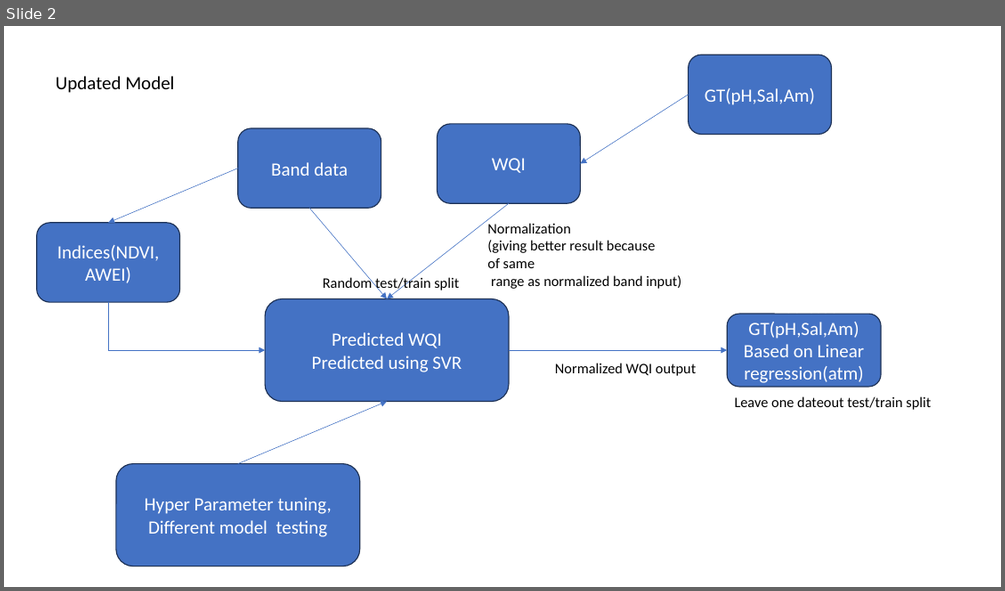
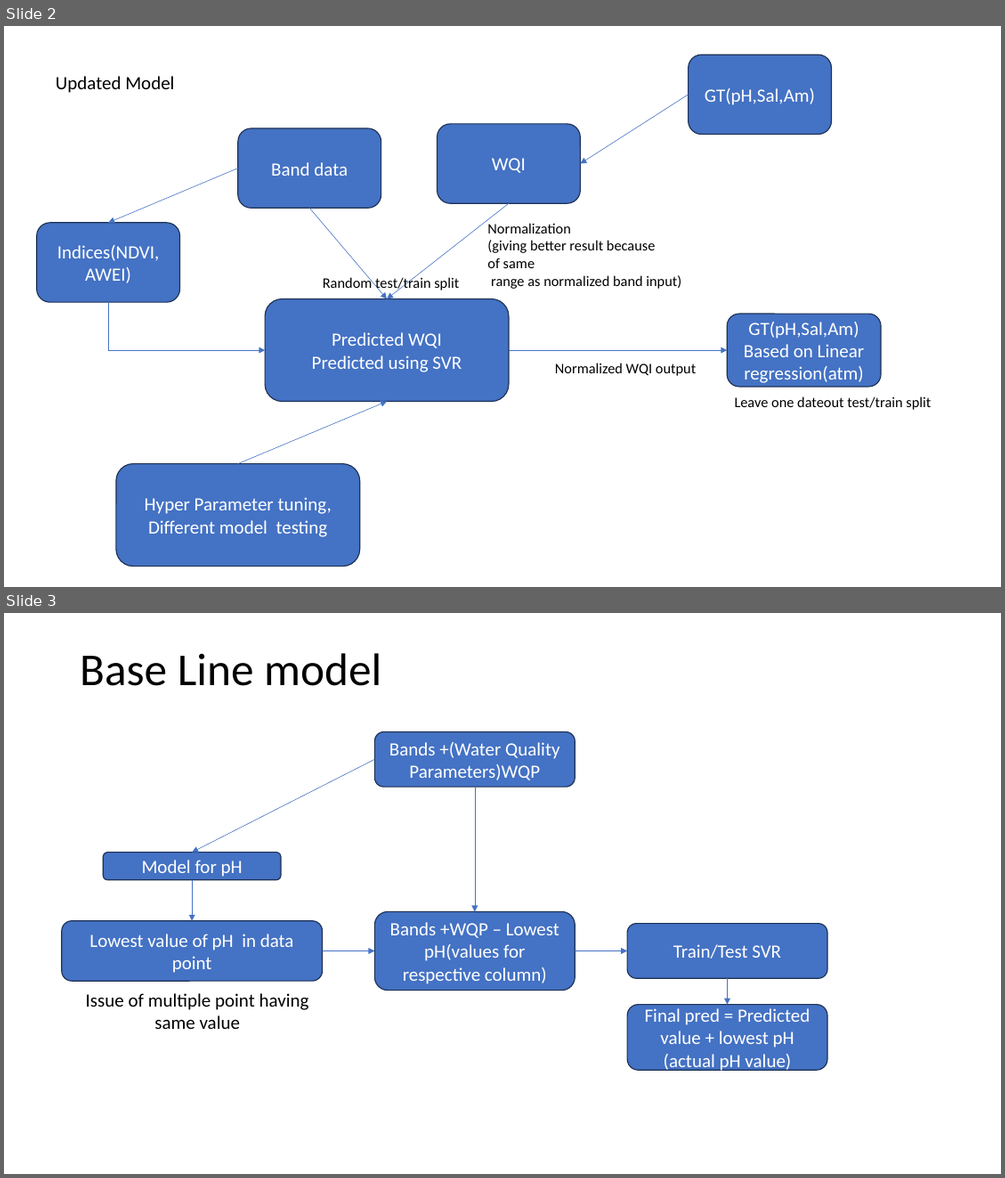
Before and after one commit to RohitPingale/DailyWorkAtCompany, a slide deck: Documents/Presentation1.pptx. Shown one above the other, each under a label of ours: slide 2 before the commit, slides 2 and 3 after it. The pictures are 1005x591 and 1005x1178 pixels, drawn with LibreOffice and Linux fonts; fonts in the diff are those of the drawing. Boxes give left, top, right and bottom in pixels: in the first picture for what was removed or moved away, otherwise in the second. Text is boxed around its words. In the diff, an @@ line names an element or a change of style, - is before the commit and + after.

```diff
--- a/Documents/Presentation1.pptx
+++ b/Documents/Presentation1.pptx
@@ slide 3 added at (4,613,1001,1174), background #FFFFFF @@
@@ text added at (80,653,381,686), 44 pt, text #000000 @@
+Base Line model
@@ rounded rectangle added at (375,732,575,787), fill #4472C4, outline #1E3256 1 pt, 18 pt, text #FFFFFF @@
+Bands +(Water Quality Parameters)WQP
@@ arrow added from (375, 760) to (192, 852), #4472C4 0.5 pt @@
@@ arrow added from (475, 787) to (475, 911), #4472C4 0.5 pt @@
@@ rounded rectangle added at (104,852,282,880), fill #4472C4, outline #1E3256 1 pt, 18 pt, text #FFFFFF @@
+Model for pH
@@ arrow added from (192, 880) to (192, 921), #4472C4 0.5 pt @@
@@ rounded rectangle added at (62,921,323,981), fill #4472C4, outline #1E3256 1 pt, 18 pt, text #FFFFFF @@
+Lowest value of pH in data point
@@ rounded rectangle added at (375,911,575,989), fill #4472C4, outline #1E3256 1 pt, 18 pt, text #FFFFFF @@
+Bands +WQP – Lowest pH(values for respective column)
@@ rounded rectangle added at (627,924,827,978), fill #4472C4, outline #1E3256 1 pt, 18 pt, text #FFFFFF @@
+Train/Test SVR
@@ arrow added from (323, 951) to (375, 951), #4472C4 0.5 pt @@
@@ arrow added from (574, 951) to (627, 951), #4472C4 0.5 pt @@
@@ arrow added from (727, 978) to (727, 1004), #4472C4 0.5 pt @@
@@ text added at (86,993,309,1029), 18 pt, text #000000 @@
+Issue of multiple point having same value
@@ rounded rectangle added at (627,1004,827,1070), fill #4472C4, outline #1E3256 1 pt, 18 pt, text #FFFFFF @@
+Final pred = Predicted value + lowest pH (actual pH value)
```
Also in this commit, not shown: 6 other slides added, 3 other files.
